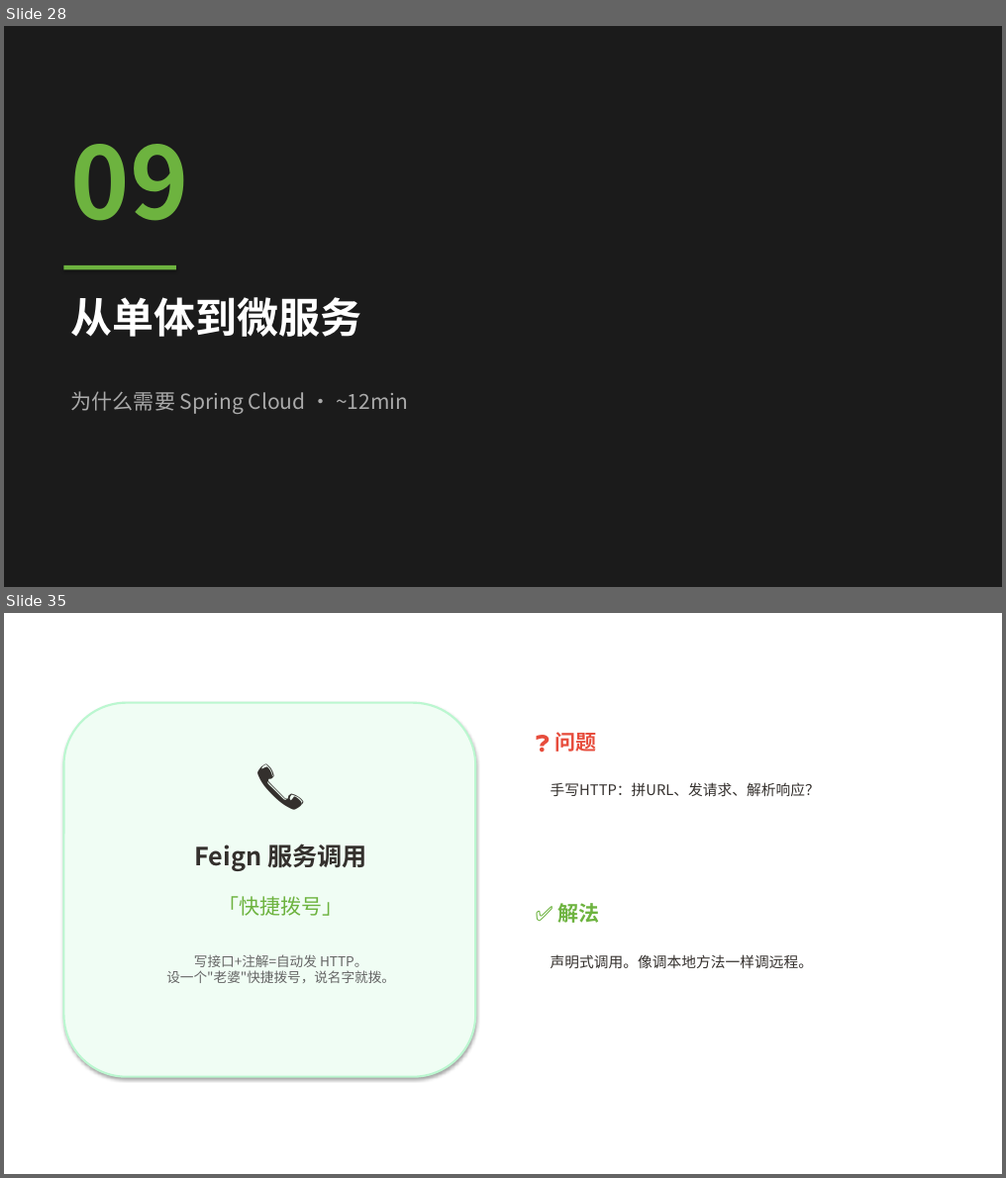
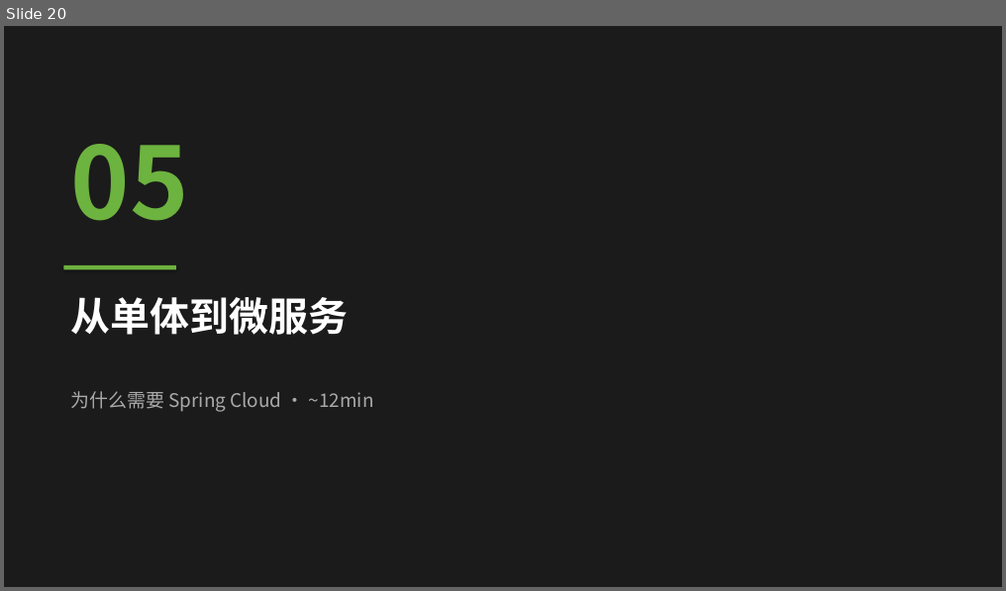
Before and after one commit to Akon1993/springboot-lesson, a slide deck: docs/slides.pptx. Shown one above the other, each under a label of ours: slides 28 and 35 before the commit, slide 20 after it; the slides between them are not shown. The pictures are 1006x1178 and 1006x591 pixels, drawn with LibreOffice and Linux fonts; fonts in the diff are those of the drawing. Boxes give left, top, right and bottom in pixels: in the first picture for what was removed or moved away, otherwise in the second. Text is boxed around its words. In the diff, an @@ line names an element or a change of style, - is before the commit and + after.

Commit message:
fix: PPTX重写为8章结构，修复代码对齐和布局问题
- 从12章旧结构重写为8章新结构
- 修复函数参数传递错误导致的布局异常
- Cloud组件更新为外卖平台比喻版本
- 代码块统一使用Courier New等宽字体
- 删除冗余的独立概念章，与大纲结构一致

```diff
--- a/docs/slides.pptx
+++ b/docs/slides.pptx
@@ slide 35 removed at box(4, 613, 1002, 1174), background #FFFFFF @@
@@ rounded rectangle removed at box(63, 703, 475, 1077) @@
@@ text removed at box(94, 748, 468, 823) @@
-📞
@@ text removed at box(554, 732, 596, 752) @@
-❓ 问题
@@ text removed at box(550, 782, 820, 797) @@
-手写HTTP：拼URL、发请求、解析响应？
@@ text removed at box(195, 844, 367, 871) @@
-Feign 服务调用
@@ text removed at box(219, 896, 344, 916) @@
-「快捷拨号」
@@ text removed at box(558, 903, 600, 923) @@
-✅ 解法
@@ text removed at box(166, 955, 395, 983) @@
-写接口+注解=自动发 HTTP。
-设一个"老婆"快捷拨号，说名字就拨。
@@ text removed at box(550, 955, 813, 968) @@
-声明式调用。像调本地方法一样调远程。
@@ what was slide 28 is now slide 20 @@
@@ slide 20 changed as well @@
@@ text at box(71, 144, 189, 221): text changed @@
-09
+05
@@ text "从单体到微服务" at box(71, 297, 348, 335): size 40 to 38 pt @@
@@ text "为什么需要 Spring Cloud · ~12min" at box(71, 391, 374, 412): size 20 to 18 pt @@
```
Also in this commit, not shown: 13 other slides changed, 21 slides added, 28 other slides removed, 1 other file.
